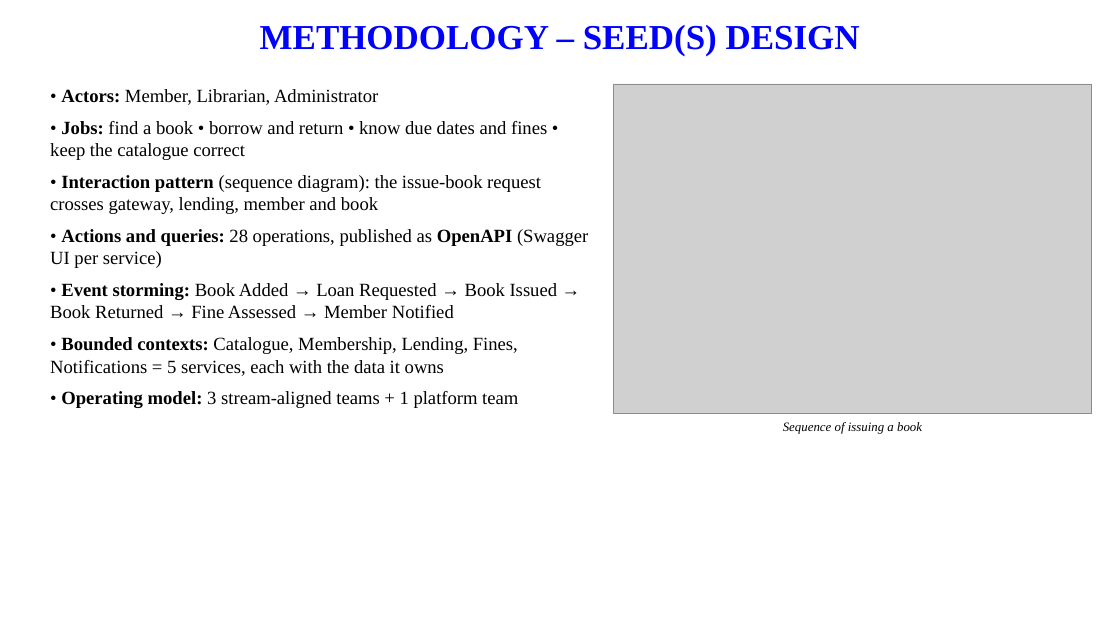
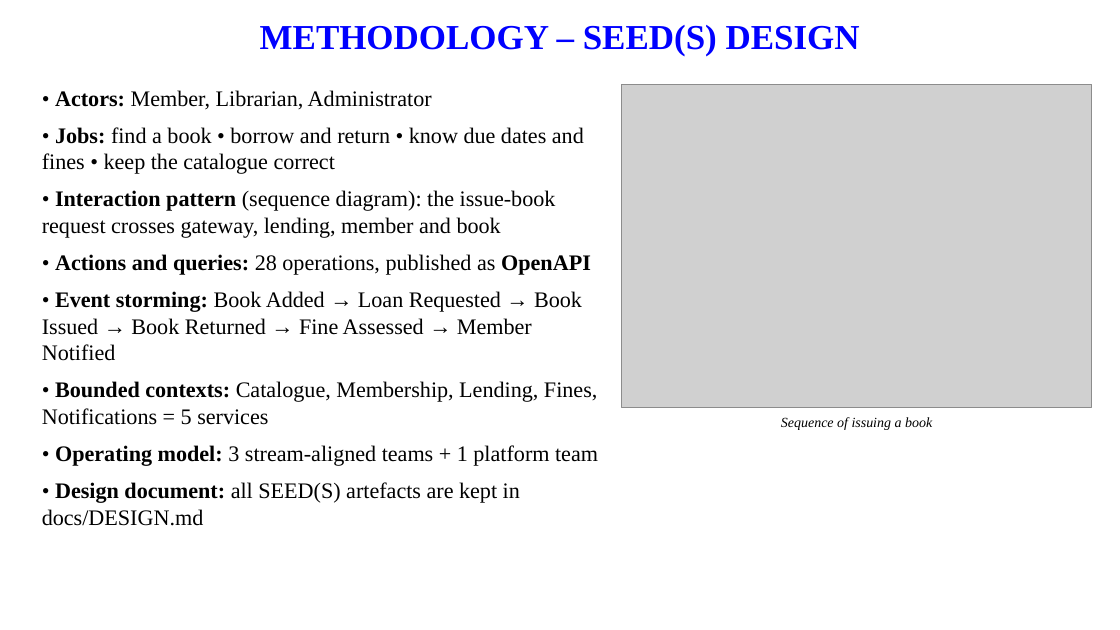
Before and after one commit to manasakrishnakumar/Online-library-management-system, a slide deck: slide 7 of report/Online_Library_Management_System_Presentation.pptx (slide 8 before the commit). Drawn at 1120x630 pixels with LibreOffice and Linux fonts; fonts in the diff are those of the drawing; grey boxes stand for pictures; background and template pictures are left out. Boxes give left, top, right and bottom in pixels: in the first picture for what was removed or moved away, otherwise in the second. Text is boxed around its words. In the diff, an @@ line names an element or a change of style, - is before the commit and + after.

```diff
--- a/report/Online_Library_Management_System_Presentation.pptx
+++ b/report/Online_Library_Management_System_Presentation.pptx
@@ text "• Actors: Member, Librarian, Administrator": place and size @@
-text "• Actors: Member, Librarian, Administrator" at <box>50,89,588,408</box>
+text "• Actors: Member, Librarian, Administrator" at <box>42,90,598,526</box>
@@ picture: place and size @@
-picture at <box>613,84,1092,413</box>
+picture at <box>622,84,1092,408</box>
@@ text at <box>42,90,598,466</box>: size 16 to 19 pt in "• Actors: Member, Librarian, Administrator", "• Jobs: find a book • borrow ...", "• Interaction pattern (sequence diagram): the issue-book ...", "• Event storming: Book Added → Loan ..." and 1 more places; more space between paragraphs @@
@@ text at <box>55,254,591,275</box>: text changed; size 16 to 19 pt @@
-• Actions and queries: 28 operations, published as OpenAPI (Swagger UI per service)
+• Actions and queries: 28 operations, published as OpenAPI
@@ text at <box>42,381,597,425</box>: text changed; size 16 to 19 pt @@
-• Bounded contexts: Catalogue, Membership, Lending, Fines, Notifications = 5 services, each with the data it owns
+• Bounded contexts: Catalogue, Membership, Lending, Fines, Notifications = 5 services
@@ text "Sequence of issuing a book" at <box>781,417,932,430</box>: size 11 to 12 pt @@
@@ text at <box>42,482,520,526</box>: paragraph added @@
+• Design document: all SEED(S) artefacts are kept in docs/DESIGN.md
```
Also in this commit, not shown: 17 other slides changed, 1 slide added, 1 slide removed, 11 other files.
